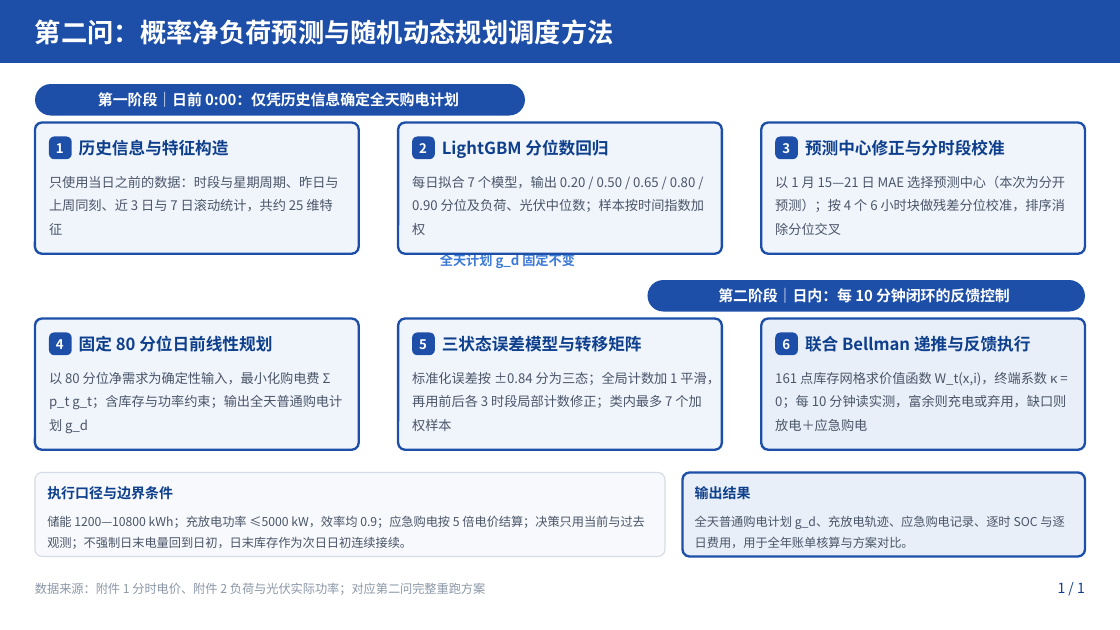
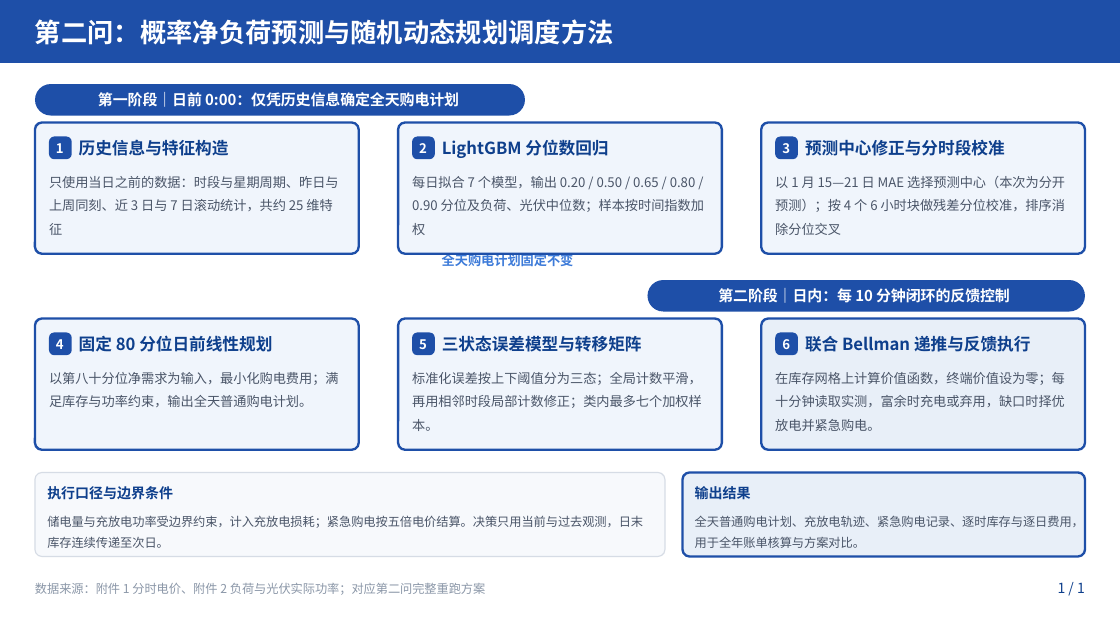
Before and after one commit to ZJFILOVE/guosai, a slide deck: slide 1 of 代码/figures/论文数据图/问题二/第二问_方法流程图.pptx. Drawn at 1120x630 pixels with LibreOffice and Linux fonts; fonts in the diff are those of the drawing; background and template pictures are left out. Boxes give left, top, right and bottom in pixels: in the first picture for what was removed or moved away, otherwise in the second. Text is boxed around its words. In the diff, an @@ line names an element or a change of style, - is before the commit and + after.

```diff
--- a/代码/figures/论文数据图/问题二/第二问_方法流程图.pptx
+++ b/代码/figures/论文数据图/问题二/第二问_方法流程图.pptx
@@ text at box(442, 251, 574, 269): text changed @@
-全天计划 g_d 固定不变
+全天购电计划固定不变
@@ text at box(49, 372, 339, 407): text changed @@
-以 80 分位净需求为确定性输入，最小化购电费 Σ p_t g_t；含库存与功率约束；输出全天普通购电计划 g_d
+以第八十分位净需求为输入，最小化购电费用；满足库存与功率约束，输出全天普通购电计划。
@@ text at box(412, 372, 702, 431): text changed @@
-标准化误差按 ±0.84 分为三态；全局计数加 1 平滑，再用前后各 3 时段局部计数修正；类内最多 7 个加权样本
+标准化误差按上下阈值分为三态；全局计数平滑，再用相邻时段局部计数修正；类内最多七个加权样本。
@@ text at box(775, 372, 1065, 431): text changed @@
-161 点库存网格求价值函数 W_t(x,i)，终端系数 κ = 0；每 10 分钟读实测，富余则充电或弃用，缺口则放电＋应急购电
+在库存网格上计算价值函数，终端价值设为零；每十分钟读取实测，富余时充电或弃用，缺口时择优放电并紧急购电。
@@ text at box(47, 515, 643, 548): text changed @@
-储能 1200—10800 kWh；充放电功率 ≤5000 kW，效率均 0.9；应急购电按 5 倍电价结算；决策只用当前与过去观测；不强制日末电量回到日初，日末库存作为次日日初连续接续。
+储电量与充放电功率受边界约束，计入充放电损耗；紧急购电按五倍电价结算。决策只用当前与过去观测，日末库存连续传递至次日。
@@ text at box(695, 515, 1084, 548): text changed @@
-全天普通购电计划 g_d、充放电轨迹、应急购电记录、逐时 SOC 与逐日费用，用于全年账单核算与方案对比。
+全天普通购电计划、充放电轨迹、紧急购电记录、逐时库存与逐日费用，用于全年账单核算与方案对比。
```
Also in this commit, not shown: 44 other files.
